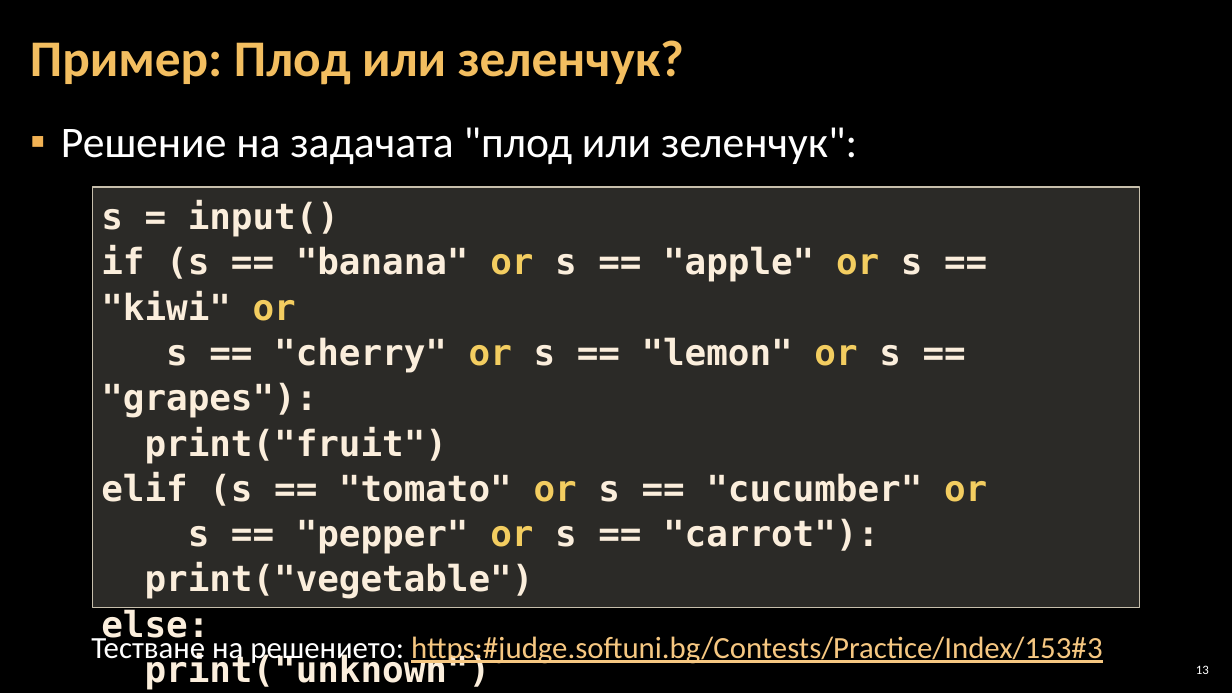
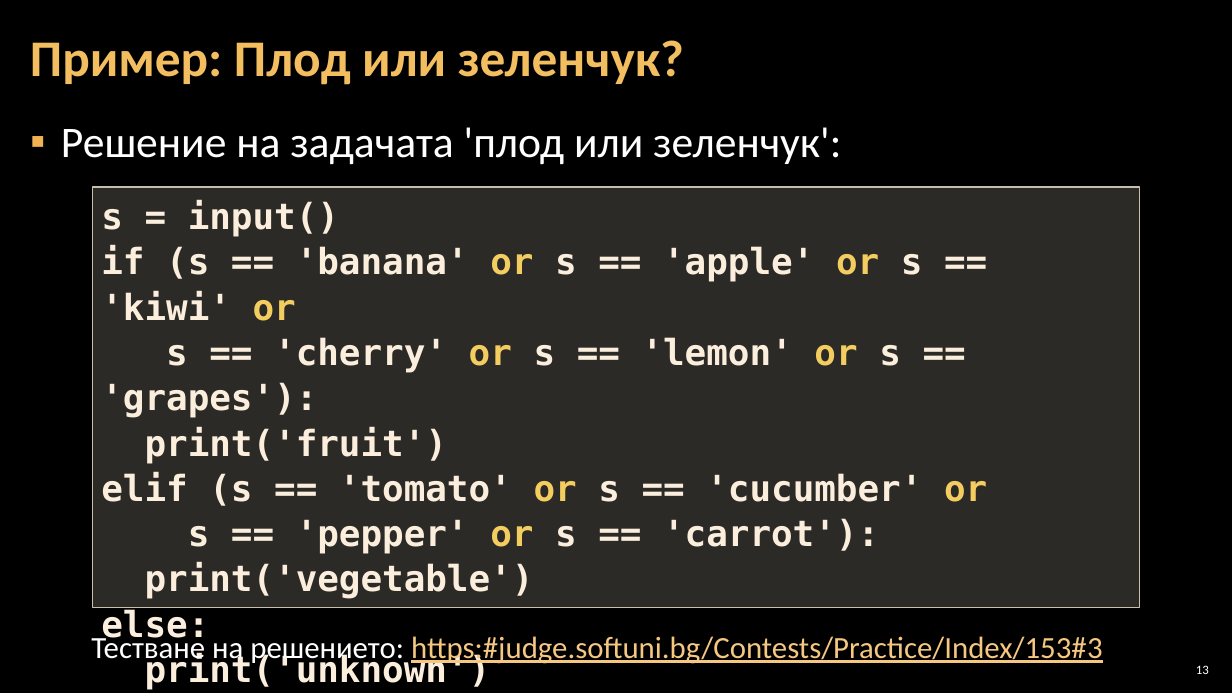
Before and after one commit to Software-University/Python-Basics, a slide deck: slide 13 of 4. Complex-Conditions/4. Complex-Conditions.pptx. Drawn at 1232x693 pixels with LibreOffice and Linux fonts; fonts in the diff are those of the drawing; background and template pictures are left out. Boxes give left, top, right and bottom in pixels: in the first picture for what was removed or moved away, otherwise in the second. Text is boxed around its words. In the diff, an @@ line names an element or a change of style, - is before the commit and + after.

```diff
--- a/4. Complex-Conditions/4. Complex-Conditions.pptx
+++ b/4. Complex-Conditions/4. Complex-Conditions.pptx
@@ text at (x1=61, y1=127, x2=841, y2=164): text changed @@
-▪ Решение на задачата "плод или зеленчук":
+▪ Решение на задачата 'плод или зеленчук':
@@ text in rectangle at (x1=92, y1=187, x2=1140, y2=607): text changed @@
-print("unknown")
+print('unknown')
@@ text in rectangle at (x1=101, y1=246, x2=987, y2=599): text changed @@
-if (s == "banana" or s == "apple" or s == "kiwi" or
-s == "cherry" or s == "lemon" or s == "grapes"):
-print("fruit")
-elif (s == "tomato" or s == "cucumber" or
-s == "pepper" or s == "carrot"):
-print("vegetable")
+if (s == 'banana' or s == 'apple' or s == 'kiwi' or
+s == 'cherry' or s == 'lemon' or s == 'grapes'):
+print('fruit')
+elif (s == 'tomato' or s == 'cucumber' or
+s == 'pepper' or s == 'carrot'):
+print('vegetable')
```
Also in this commit, not shown: 18 other slides changed, 13 other files.
